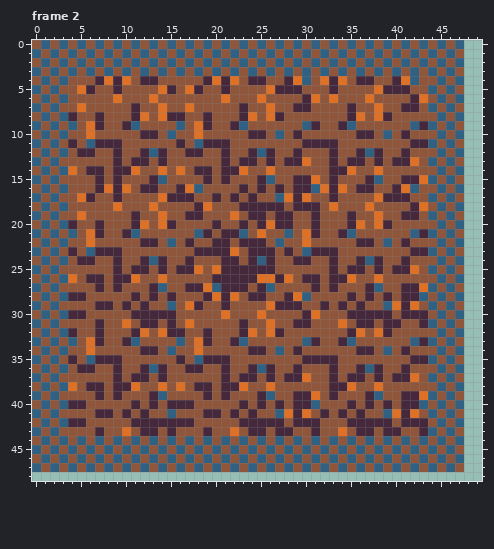
Two states of a pixel-art file, Environment Art 1301/Assignment 1 Game Boy Tile Sets/Dirt_Base_3x3.aseprite. Above: the version before the commit.
64x64 pixels, 2 frames. Shown: frame 2: x 0..49, y 0..48.
The same view after the edit:
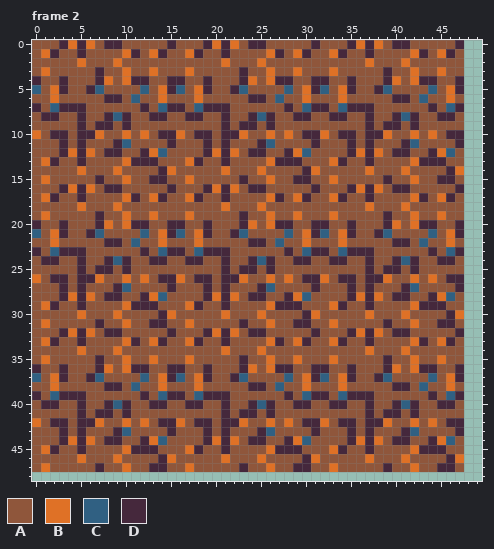
Palette (. is transparent): A #8f563b  B #df7126  C #306082  D #45283c
Edits made:
Changed rows in their new state; - is an unchanged pixel.
Frame 2:
first column x 0:
 0 -A-DBDBADD-A-A-D-A-DBDBADD-A-A-D-A-DBDBADD-A-A-D
 1 ABD-ADA-A-BDABD-ABD-ADA-A-BDABD-ABD-ADA-A-BDABD-
 2 -A-A-B-A-B-A-A-A-A-A-B-A-B-A-A-A-A-A-B-A-B-A-A-A
 3 ABA-A-ADA-B-ABA-ABA-A-ADA-B-ABA-ABA-A-ADA-B-ABA-
 4 DA-D-----A-D-A-DD---AAADBABD-AADDAADAA-DBABDDA-D
 5 --BD-A-C-A--C---CABD-ADC--AACABDCABD--DCAA----BD
 6 -ABA----DD-C-AB---B--A--DD-C--BA-AB--A--DDAC-ABA
 7 D--DDD-----AD-CDDACDDD-A--A-DACDD-C-DDA--AA-D--D
 8 -DDAAD-ADCDAADDAADDA-D-ADCDA-DD--DDAADAADCD--DDA
 9 A-A-ADA-D--A----A-AA-DADD-D---AA--AA-D-DD-DAA-A-
10 BADD-DDB--B-BADDB-DD-DDBAABABADDB-DDA-DB-AB-BADD
11 A-ADADAAA-C----DA-A-A----DC---A-AA-D-D---DCAA-AD
12 -A-DB-B-D----BC--AADB-B--DA-DBC--A-DBDB-D---DBCA
13 ABD--D---AB--DA--BD----AA-BD--A--BDAADA-AA-DDDA-
14 -A-AABAA-BAA--DBA-AA-BAA-BA---DB-AAA-BA--B---ADB
15 ABA------AB---D--B-A-A-D-AB----A-B---AAD-ABAADD-
16 -A-DBDBAD-A-AA-DAAADBDBAD--A-AADAAADB-B--DA--A-D
17 ABD--DA--ABD-BDAABD-ADA-A-BDABD--BD--DAAAABDABD-
18 -A-A-B-------A----AA-B-AABAA-AAA-A-------BAA-A-A
19 ABA--A-D--BA-BA--BA---ADAABAAB-A-B-A--AD-AB-ABA-
20 DA-DA---B-B-D-A-D--DA---BA------D---A-A-B-BDDA-D
21 --BDA-DC--AAC-BDC-B--A---A------C-BD--DC--AA--BD
22 -ABA--A-DD-CAABA-AB-AA-A----------B-AA-AD--C-ABA
23 D--D-DAAAA--D-CDD-C---A-AAA------ACDDD----AAD--D
24 -DDA--A-DCD-AD----D---A-----------D-ADA-DCD--DDA
25 A-A--D-DDADAA-A-AAA-A-A--A-------A-AADAD-AD-A-A-
26 BADDAD-B-ABAB-DDB-DDA--BAA-A----BA-D-DDB--B-BADD
27 A-AD-D-A--C--AAD-AADA-AA---------A-D--A---CAA-AD
28 -A-DB-B-DD-ADBCA--------------------B-BAD-AADBCA
29 ABD--D-AA-BD-D-A----------------AB--AD-AAA-DDDA-
30 -A-AAB---B-AAA-B-------------------AABAA-BAA-ADB
31 ABA---------A-DA-----------------BA-AA--A-BAADD-
32 -A-DBDBADD-AA-A-A---BDBADDAA---D-----D-ADD---A-D
33 ABD-ADAA--BD-BD-ABDA-DAA--BD-BDA-B-A-D----B-ABD-
34 -A-A-BA--B--AA-A--A--B--AB-A-A------AB-A-B---A-A
35 ABA-A-A-AAB--B--ABAAAA-D--B--BAAAB-----D--BAABA-
36 DA-D-AADBABD-AADDAAD-A-DBABDDA-DDA-DAAADBABDDA-D
37 --BD--DC-A-AC-BDC-BD-ADCA-A-CA-DCAB-A--CAAA---BD
38 -ABAA-AAD-AC----A-BA-AAADDAC--B--ABA--A-DD-C-ABA
39 D--DDD-A-A--DA-DD-C-D----AA-DACDDACDD-A--AAAD--D
40 -DDAA---DCDA--DAA-D--D-ADCDA---A-DDA---ADC-A-DDA
41 A-A--D------A--A---AADAD--DAAAA-A-A-AD-DDAD-A-A-
42 BADDA-DB--BABA--BADD-DDBAABABA--B-D-A--B-ABABADD
43 A-AD-D-A-DC-AA-------DA-A-CAA-----ADA--AADCAA-AD
44 -A-DBDBADD-ADBCA-A-DBDBADD-ADBCA-A-DBDBADD-ADBCA
45 ABD-ADA-A-BDDDA-ABD-ADA-A-BDDDA-ABD-ADA-A-BDDDA-
46 -A-A-B-A-B-A-ADB-A-A-B-A-B-A-ADB-A-A-B-A-B-A-ADB
47 ABA-A-ADA-B-ADD-ABA-A-ADA-B-ADD-ABA-A-ADA-B-ADD-
Changed places in both pictures, as pixel boxes (x1, y1, x2, y2):
changed: (32, 40, 464, 472)
